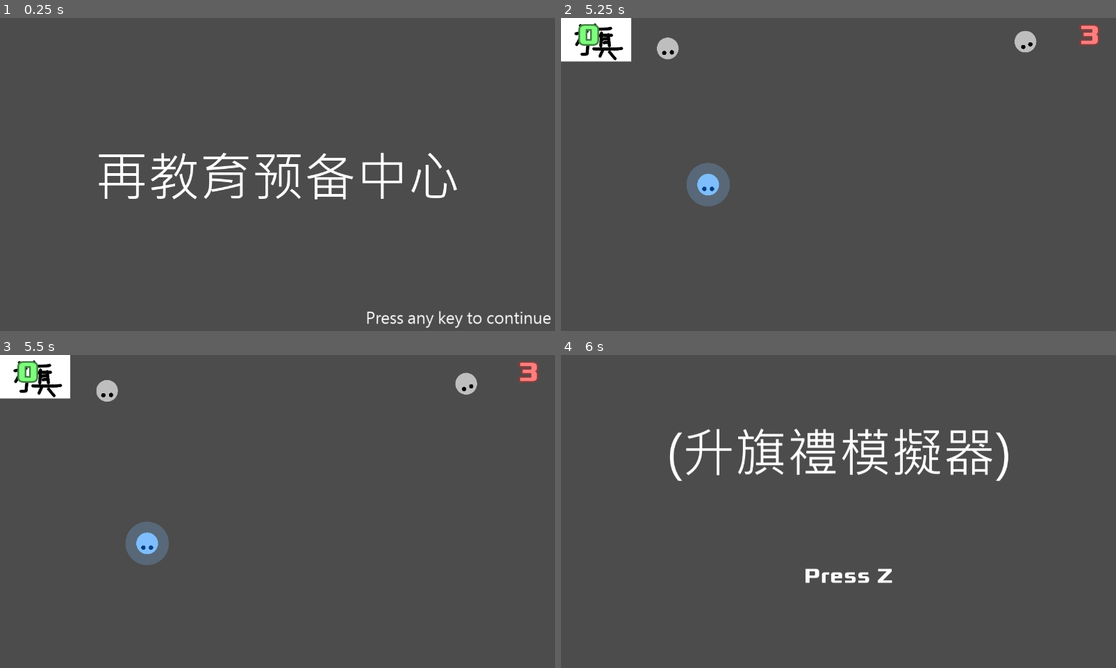
Above: before the commit, frames 1-4 (two rows, left to right).
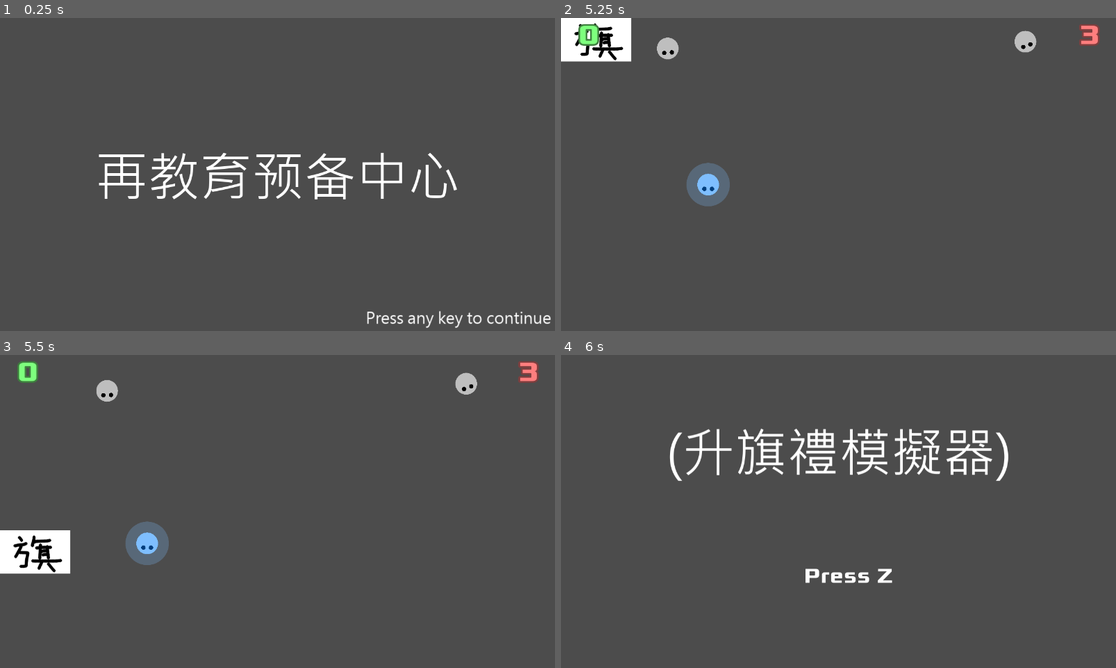
Above: after the commit, the same moments.

Repository: saimukzi/NfaoPoSim
Game: Godot game, scene res://MainScene/MainScene.tscn
Same seed, same stepped clock (60 frames per second), same inputs: the game is played once before the commit and once after it. Sound files missing from this copy of the repository are replaced by a short silence.
Inputs:
- Up to frame 1 (0.25 s): no input
- Up to frame 2 (5.25 s): tap Enter at 0.5 s; hold Right (game_right) 0.53-1.28 s; hold Z (game_eat) 0.53-1.28 s; hold Down (game_down) 1.28-2.03 s; tap Z (game_eat) at 1.35, 2.85, 4.35 s; hold Right (game_right) 2.03-2.78 s; hold Z (game_eat) 2.03-2.78 s; hold Up (game_up) 2.78-3.53 s; hold Z (game_eat) 3.53-4.28 s; hold Left (game_left) 3.53-5.03 s; hold Down (game_down) from 5.03 s (still down); hold Z (game_eat) from 5.03 s (still down)
- Up to frame 3 (5.5 s): keep holding Down (game_down); keep holding Z (game_eat)
- Up to frame 4 (6 s): release Down (game_down) at 5.78 s; release Z (game_eat) at 5.78 s; hold Right (game_right) from 5.78 s (still down); tap Z (game_eat) at 5.85 s

Frames 1-2 are identical in both runs. In frame 3, 3.3% of the frame differs, in the area x 0-13%, y 0-70%; in frame 4, nothing differs.

Commit message:
add flag drop

Diff:
--- a/GameBase/FlagBase.gd
+++ b/GameBase/FlagBase.gd
@@ -41,9 +41,24 @@
 	pass
 
 class FlagPrepare extends MyState:
+	var timer
+	var wait_time
+	var done = false
 	func start():
-		me.get_node('PrepareTimer').start(me.anthem_system_node.flag_prepare_sec)
+		timer = me.get_node('PrepareTimer')
+		wait_time = timer.wait_time
+		timer.start(me.anthem_system_node.flag_prepare_sec)
+	func _process(_delta):
+		if not done:
+			var pos = timer.time_left
+			pos /= wait_time
+			pos = clamp(pos,0,1)
+			# print('{time_left},{wait_time},{pos}'.format({'time_left':timer.time_left,'wait_time':wait_time,'pos':pos}))
+			me.update_flag(pos)
+		else:
+			me.update_flag(0)
 	func _on_PrepareTimer_timeout():
+		done = true
 		set_next_state(FlagUp.new())
 
 class FlagUp extends MyState:
